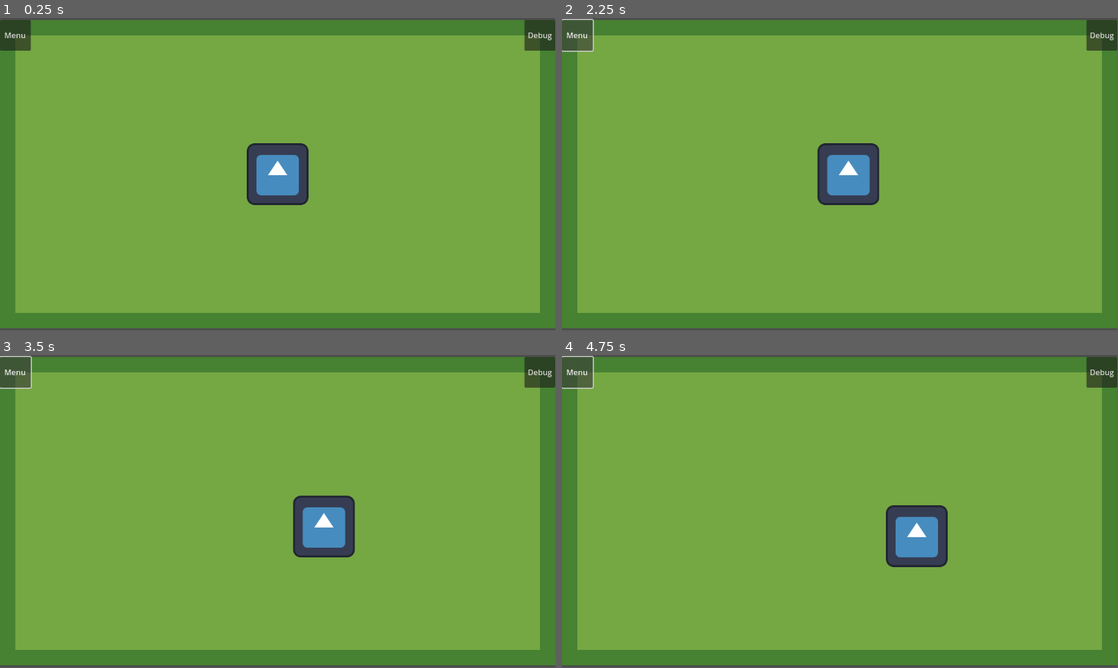
Above: before the commit, frames 1-4 (two rows, left to right).
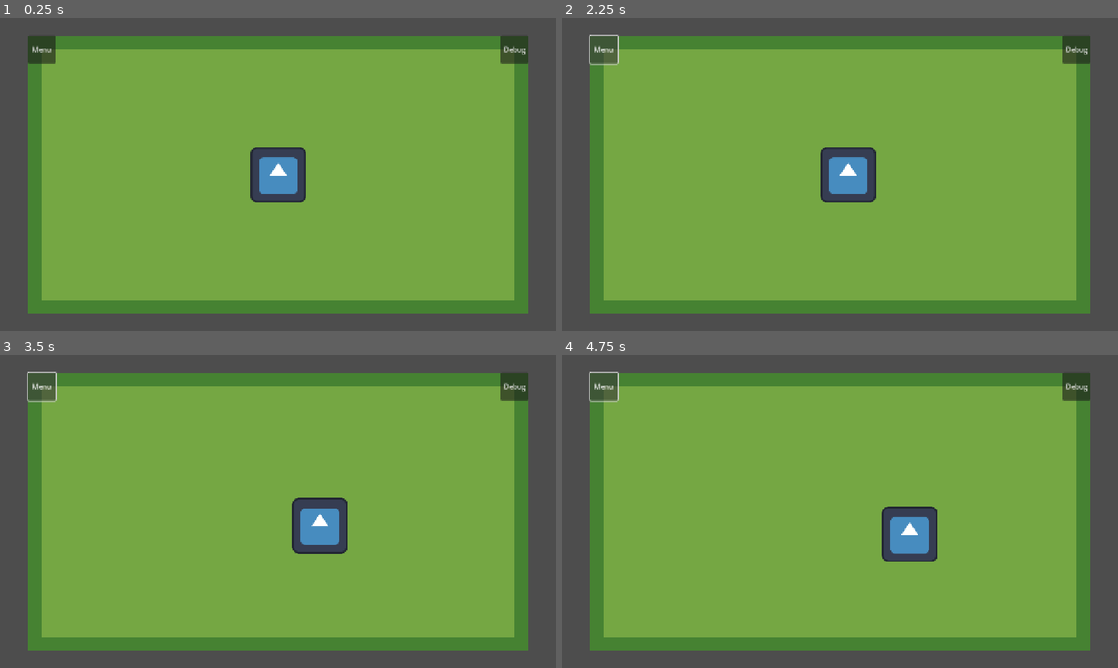
Above: after the commit, the same moments.

Repository: Jacon-ator/4444_Final_Project
Game: Godot game, scene res://level.tscn
Same seed, same stepped clock (60 frames per second), same inputs: the game is played once before the commit and once after it. The engine's default icon, where the game draws it, is replaced by a stand-in: a white triangle on a blue panel in a dark square.
Inputs:
- Up to frame 1 (0.25 s): no input
- Up to frame 2 (2.25 s): click "Debug" at 0.5 s; click "Menu" at 1.25 s; hold Right (ui_right) from 2.03 s (still down)
- Up to frame 3 (3.5 s): release Right (ui_right) at 2.78 s; hold Down (ui_down) from 2.78 s (still down)
- Up to frame 4 (4.75 s): release Down (ui_down) at 3.53 s; hold Right (ui_right) 3.53-4.28 s; hold Up (ui_up) from 4.28 s (still down)
In our replay, the window is 799x449 before the commit and 800x450 after it. These sizes can differ from the game's own. Grey fills any space a smaller window leaves; there, only what the larger window draws over its background counts as a difference.

The runs differ from the first frame. In frame 1, 31% of the frame differs, in the area x 0-100%, y 0-100%; in frame 2, 31%; in frame 3, 31%; in frame 4, 31%.

Commit message:
Fixed Some Settings

Diff:
--- a/4444_final_project/level.tscn
+++ b/4444_final_project/level.tscn
@@ -14,8 +14,7 @@
 
 [sub_resource type="TileSet" id="TileSet_0b4ue"]
 tile_size = Vector2i(32, 32)
-physics_layer_0/collision_layer = 2
-physics_layer_0/collision_mask = 2
+physics_layer_0/collision_layer = 1
 sources/0 = SubResource("TileSetAtlasSource_oi3di")
 
 [sub_resource type="RectangleShape2D" id="RectangleShape2D_vonw3"]
--- a/4444_final_project/project.godot
+++ b/4444_final_project/project.godot
@@ -15,6 +15,12 @@
 config/features=PackedStringArray("4.4", "Mobile")
 config/icon="res://icon.svg"
 
+[display]
+
+window/size/viewport_width=1280
+window/size/viewport_height=720
+window/stretch/mode="canvas_items"
+
 [rendering]
 
 renderer/rendering_method="mobile"
